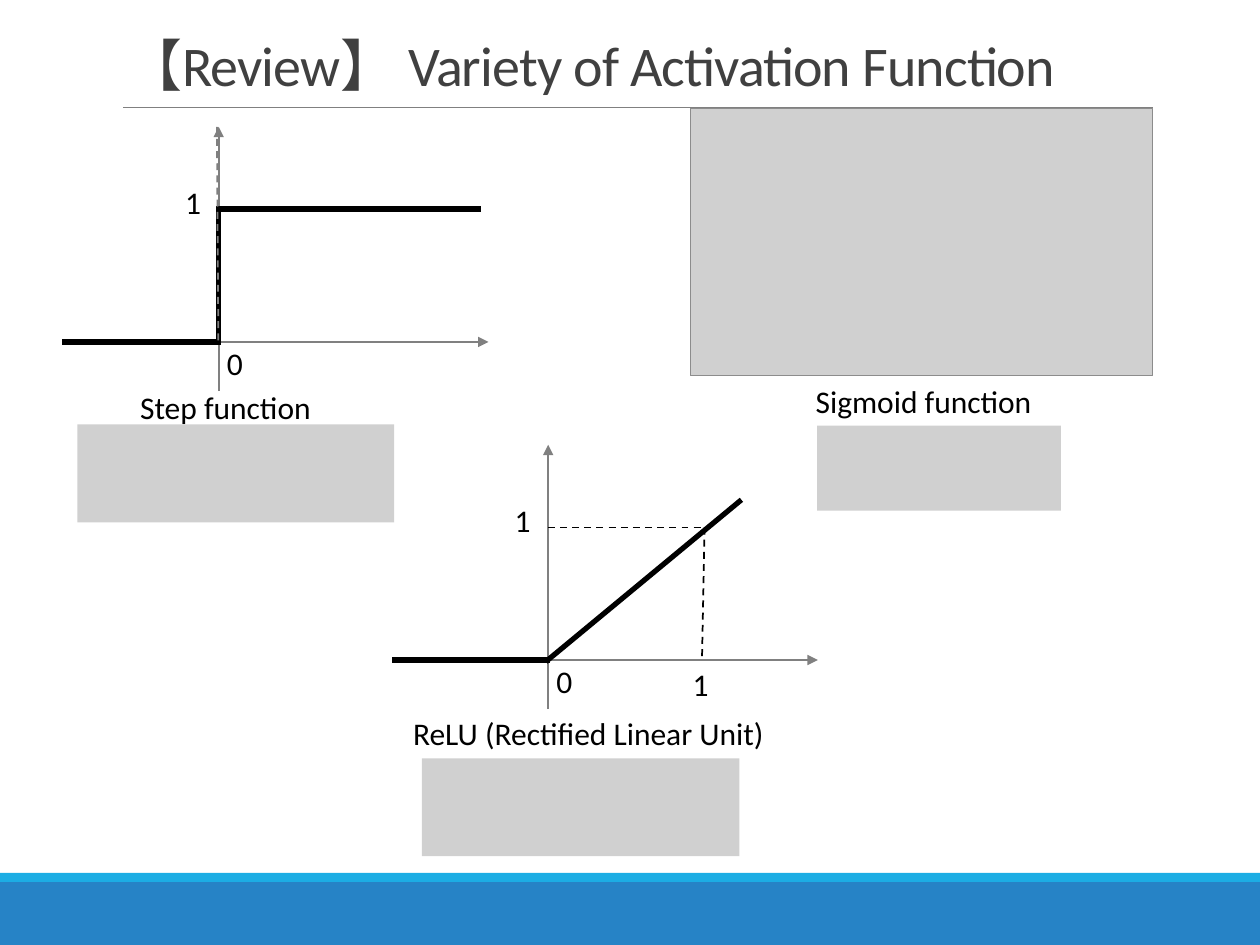
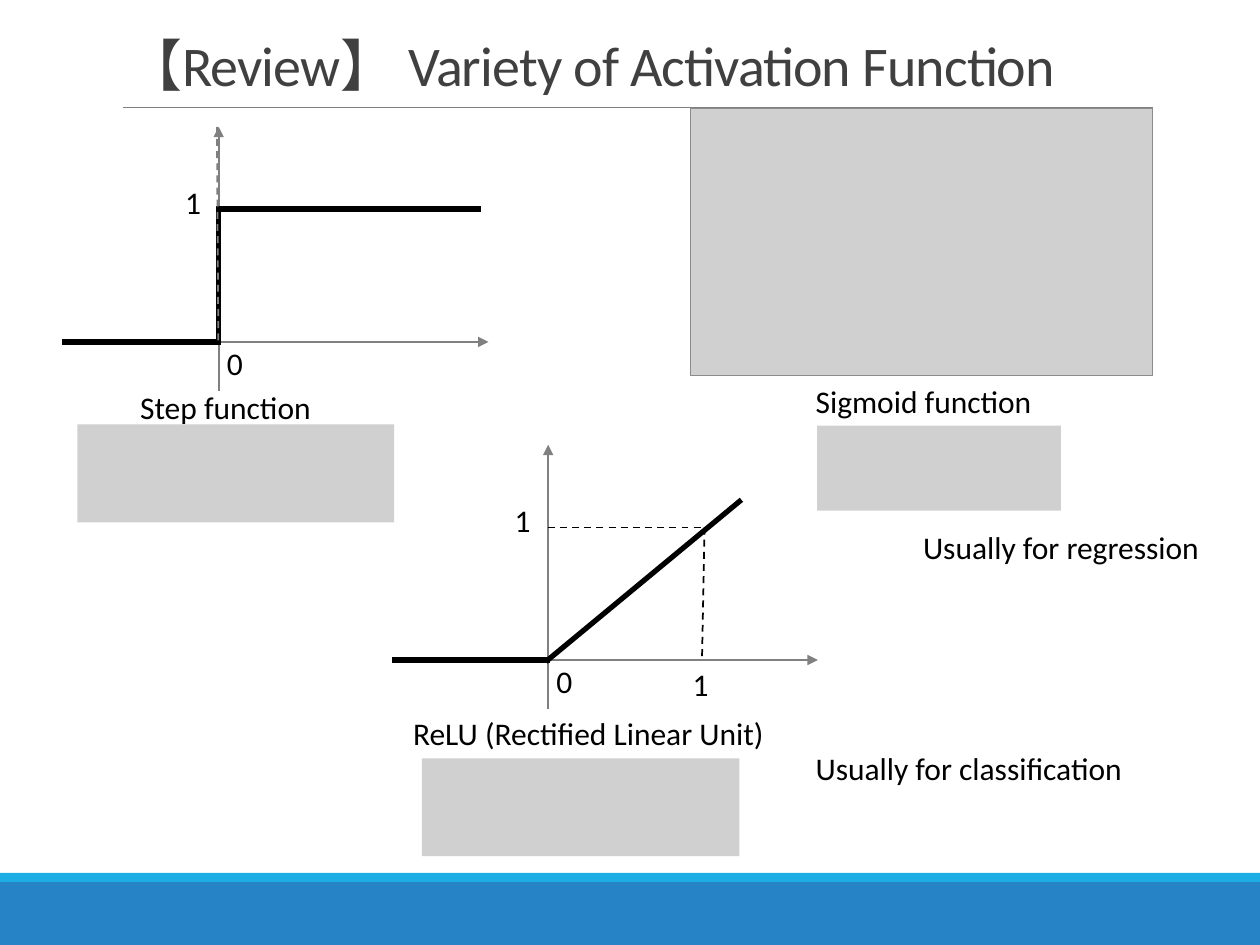
Before and after one commit to ImC4k/Machine-Learning, a slide deck: slide 3 of powerpoint/ML2018_Chapter3.pptx. Drawn at 1260x945 pixels with LibreOffice and Linux fonts; fonts in the diff are those of the drawing; grey boxes stand for pictures. Boxes give left, top, right and bottom in pixels: in the first picture for what was removed or moved away, otherwise in the second. Text is boxed around its words. In the diff, an @@ line names an element or a change of style, - is before the commit and + after.

```diff
--- a/powerpoint/ML2018_Chapter3.pptx
+++ b/powerpoint/ML2018_Chapter3.pptx
@@ text added at [923,537,1199,565], 18 pt, text #000000 @@
+Usually for regression
@@ text added at [816,758,1122,785], 18 pt, text #000000 @@
+Usually for classification
```
Also in this commit, not shown: 6 other slides changed, 54 other files.
